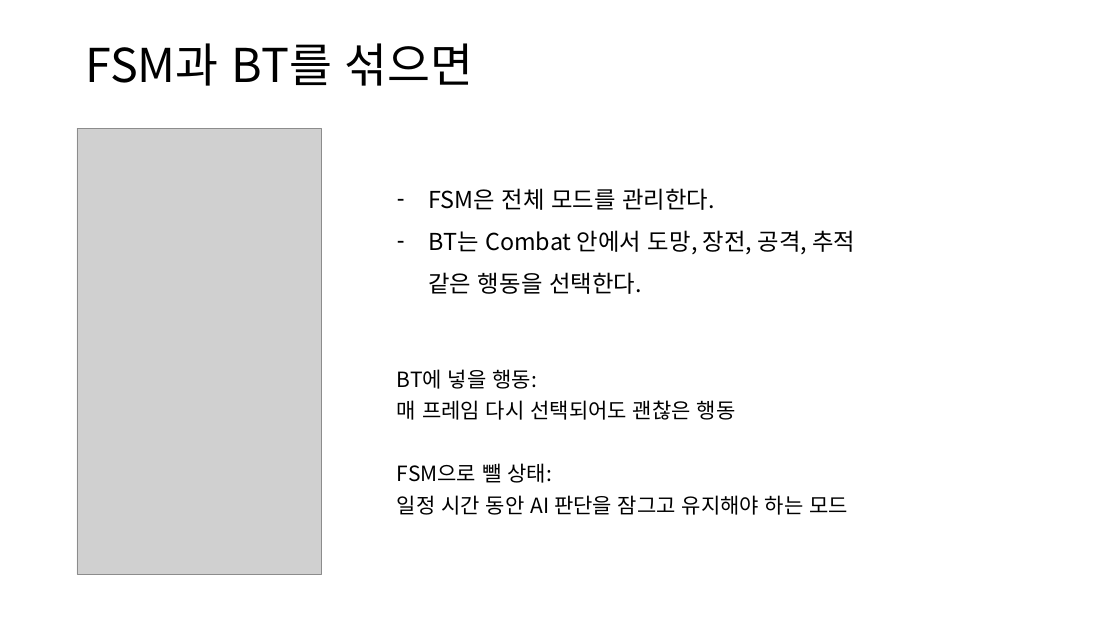
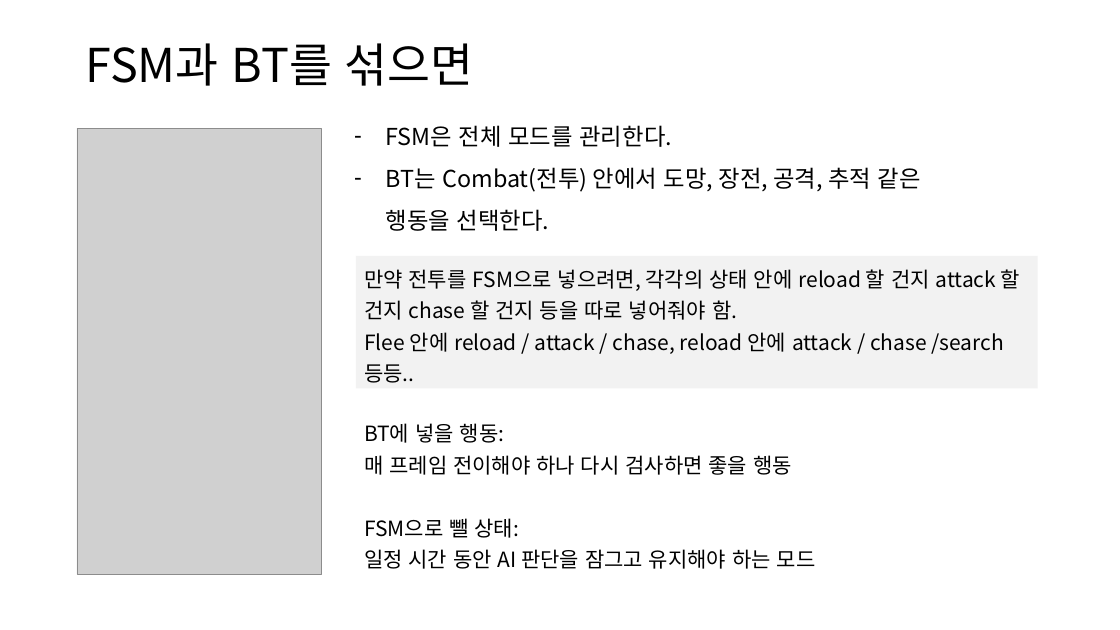
Before and after one commit to kimgaejin/CodeReview, a slide deck: slide 10 of #presentations/006_FSM과 BT.pptx. Drawn at 1120x630 pixels with LibreOffice and Linux fonts; fonts in the diff are those of the drawing; grey boxes stand for pictures. Boxes give left, top, right and bottom in pixels: in the first picture for what was removed or moved away, otherwise in the second. Text is boxed around its words. In the diff, an @@ line names an element or a change of style, - is before the commit and + after.

Commit message:
008 FSM과 BT 최종(?)_gihyeon

```diff
--- a/#presentations/006_FSM과 BT.pptx
+++ b/#presentations/006_FSM과 BT.pptx
@@ text "FSM은 전체 모드를 관리한다.": place and size @@
-text "FSM은 전체 모드를 관리한다." at (428,188,855,294)
+text "FSM은 전체 모드를 관리한다." at (386,125,921,231)
@@ text at (386,167,921,231): text changed @@
-– BT는 Combat 안에서 도망, 장전, 공격, 추적 같은 행동을 선택한다.
+– BT는 Combat(전투) 안에서 도망, 장전, 공격, 추적 같은 행동을 선택한다.
@@ rectangle added at (356,256,1038,389), fill #F2F2F2, 18 pt, text #000000 @@
+만약 전투를 FSM으로 넣으려면, 각각의 상태 안에 reload 할 건지 attack 할 건지 chase 할 건지 등을 따로 넣어줘야 함.
+Flee 안에 reload / attack / chase, reload 안에 attack / chase /search 등등..
@@ text "BT에 넣을 행동:": place and size @@
-text "BT에 넣을 행동:" at (397,369,848,515)
+text "BT에 넣을 행동:" at (364,423,816,569)
@@ text at (364,455,792,475): text changed @@
-매 프레임 다시 선택되어도 괜찮은 행동
+매 프레임 전이해야 하나 다시 검사하면 좋을 행동
```
Also in this commit, not shown: 4 other slides changed, 1 slide added, 2 slides removed.
